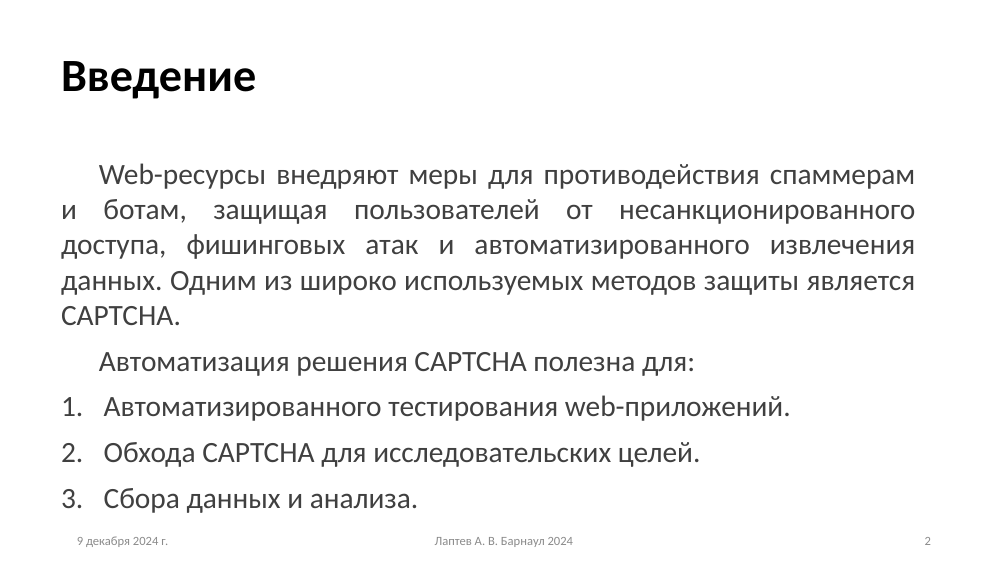
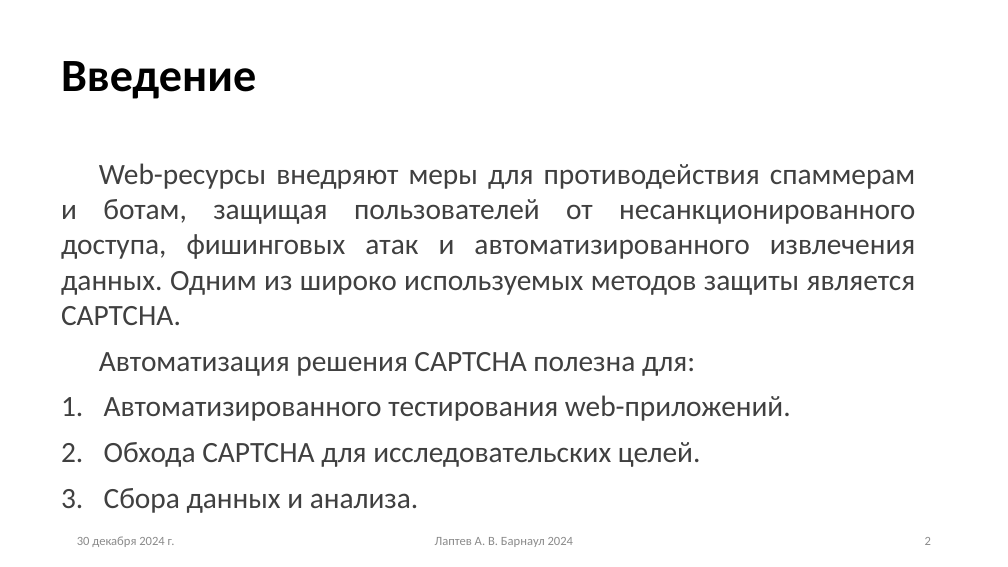
Before and after one commit to just-russian-amateur/university_projects, a slide deck: slide 2 of 1_course_master/НИР (2 семестр)/Автоматизация решения CAPTCHA в аудиоформате.pptx. Drawn at 1008x567 pixels with LibreOffice and Linux fonts; fonts in the diff are those of the drawing. Boxes give left, top, right and bottom in pixels: in the first picture for what was removed or moved away, otherwise in the second. Text is boxed around its words. In the diff, an @@ line names an element or a change of style, - is before the commit and + after.

```diff
--- a/1_course_master/НИР (2 семестр)/Автоматизация решения CAPTCHA в аудиоформате.pptx
+++ b/1_course_master/НИР (2 семестр)/Автоматизация решения CAPTCHA в аудиоформате.pptx
@@ text at (77, 536, 175, 547): text changed @@
-9 декабря 2024 г.
+30 декабря 2024 г.
```
Also in this commit, not shown: 7 other slides changed, 1 other file.
